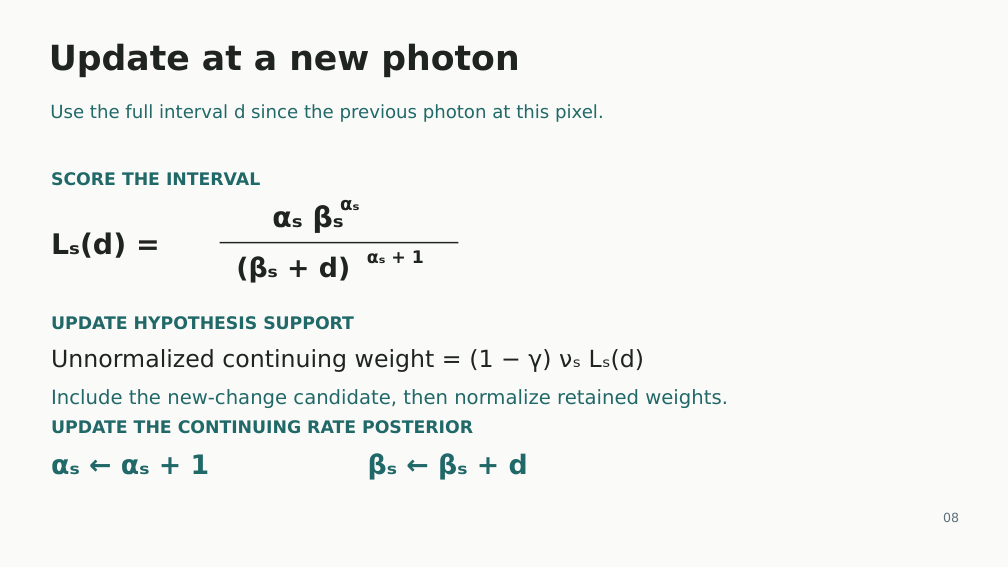
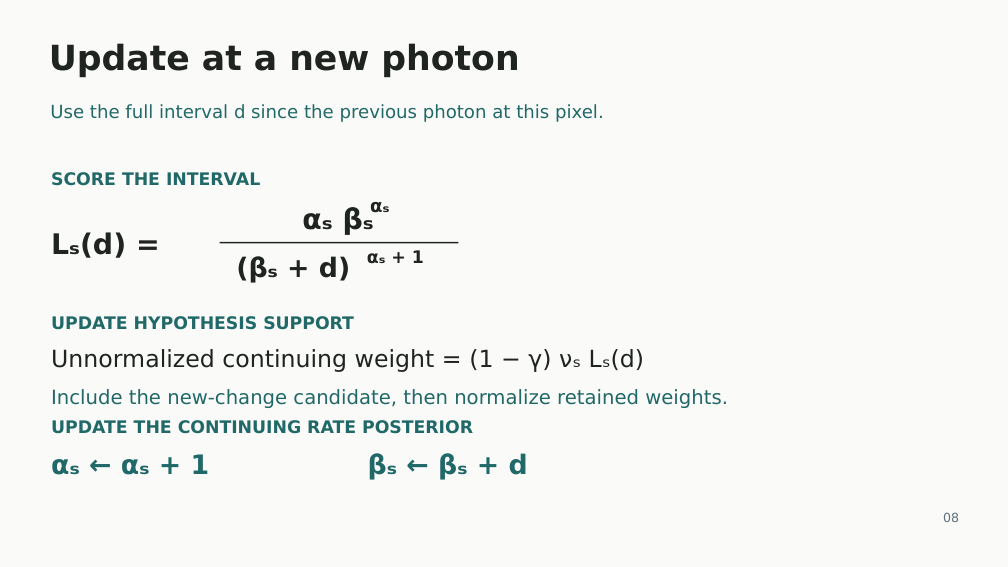
Before and after one commit to CapriTheGoat/QuantaNeuralNetworks, a slide deck: slide 8 of TR_SPAD_Thesis.odp. Drawn at 1008x567 pixels with LibreOffice and Linux fonts; fonts in the diff are those of the drawing. Boxes give left, top, right and bottom in pixels: in the first picture for what was removed or moved away, otherwise in the second. Text is boxed around its words. In the diff, an @@ line names an element or a change of style, - is before the commit and + after.

```diff
--- a/TR_SPAD_Thesis.odp
+++ b/TR_SPAD_Thesis.odp
@@ text "αₛ βₛ": place and size @@
-text "αₛ βₛ" at [272,204,344,233]
+text "αₛ βₛ" at [302,207,374,235]
@@ text "αₛ": place and size @@
-text "αₛ" at [340,200,359,211]
+text "αₛ" at [370,202,389,213]
```
Also in this commit, not shown: 3 other slides changed, 2 other files.
